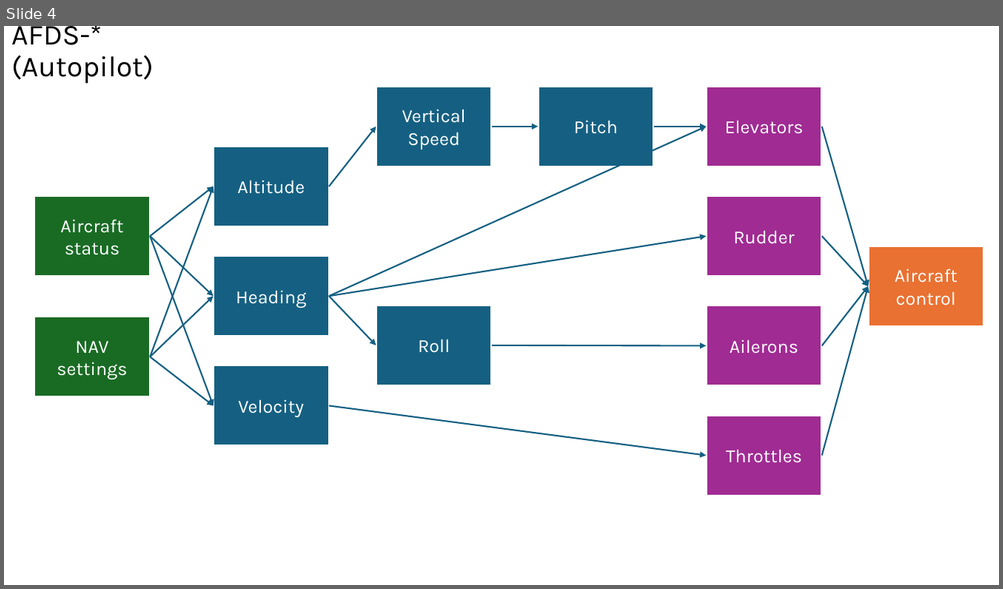
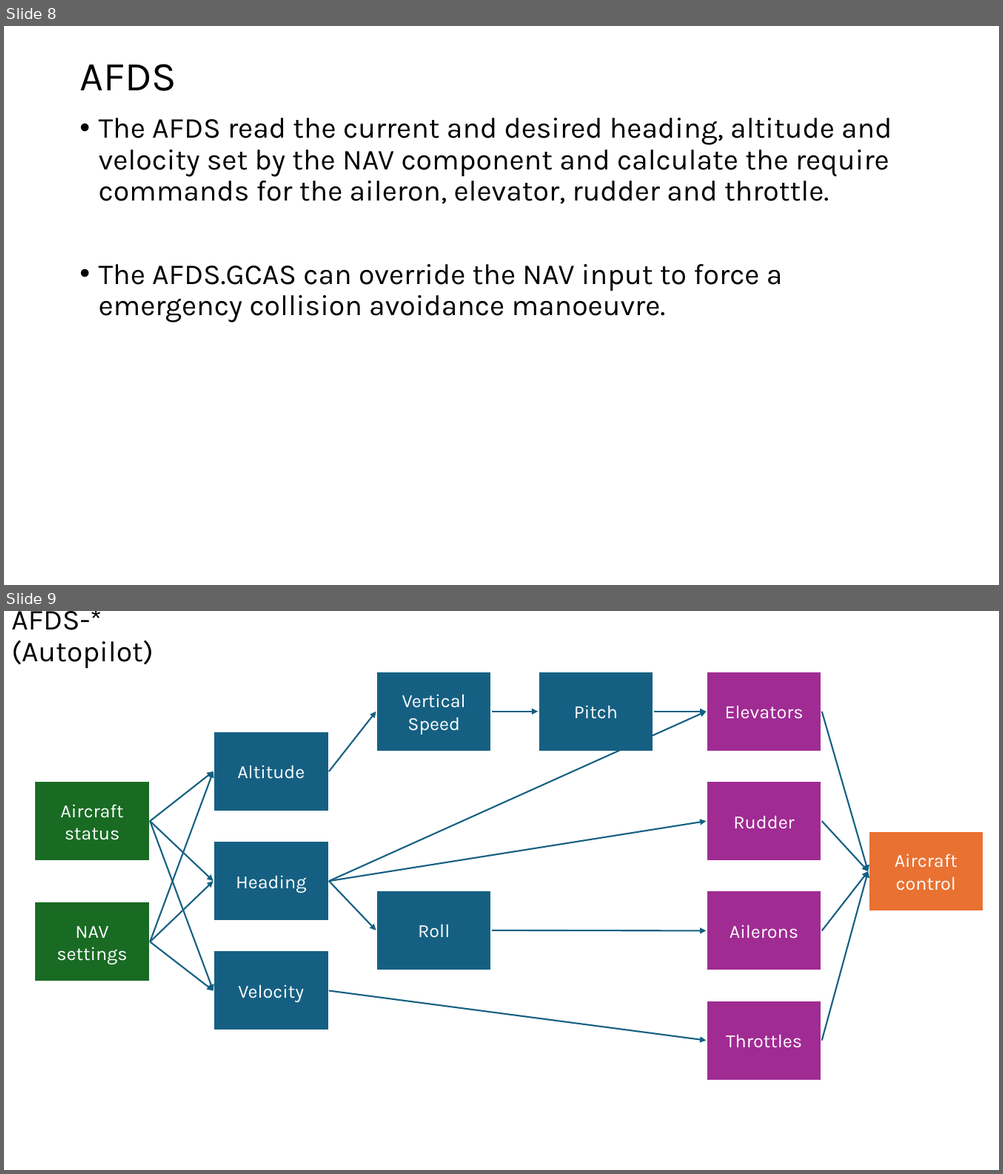
Before and after one commit to toastfr35/Autopilot, a slide deck: Documentation/application.pptx. Shown one above the other, each under a label of ours: slide 4 before the commit, slides 8 and 9 after it. The pictures are 1003x589 and 1003x1174 pixels, drawn with LibreOffice and Linux fonts; fonts in the diff are those of the drawing. Boxes give left, top, right and bottom in pixels: in the first picture for what was removed or moved away, otherwise in the second. Text is boxed around its words. In the diff, an @@ line names an element or a change of style, - is before the commit and + after.

```diff
--- a/Documentation/application.pptx
+++ b/Documentation/application.pptx
@@ slide 8 added at [4, 26, 999, 585], background #FFFFFF @@
@@ title added at [79, 64, 176, 91], 39.6 pt, text #000000 @@
+AFDS
@@ text added at [99, 118, 891, 323], 28 pt, text #000000 @@
+• The AFDS read the current and desired heading, altitude and velocity set by the NAV component and calculate the require commands for the aileron, elevator, rudder and throttle.
+• The AFDS.GCAS can override the NAV input to force a emergency collision avoidance manoeuvre.
@@ what was slide 4 is now slide 9 @@
```
Also in this commit, not shown: 2 slides changed, 4 other slides added, 2 other files.
